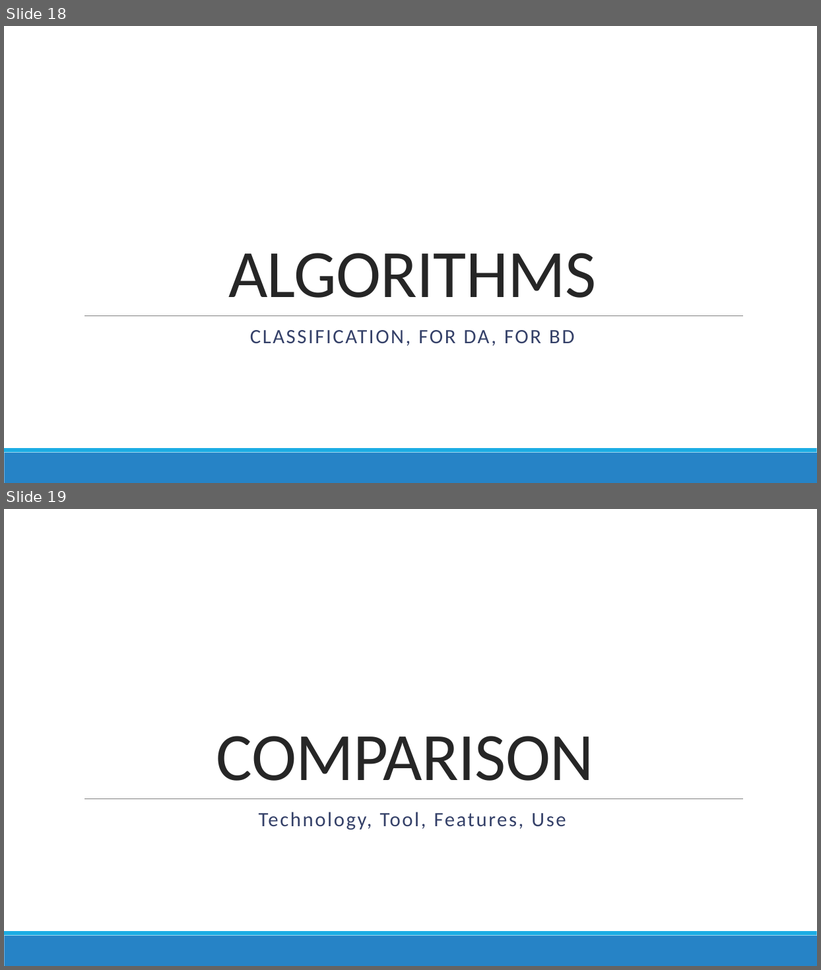
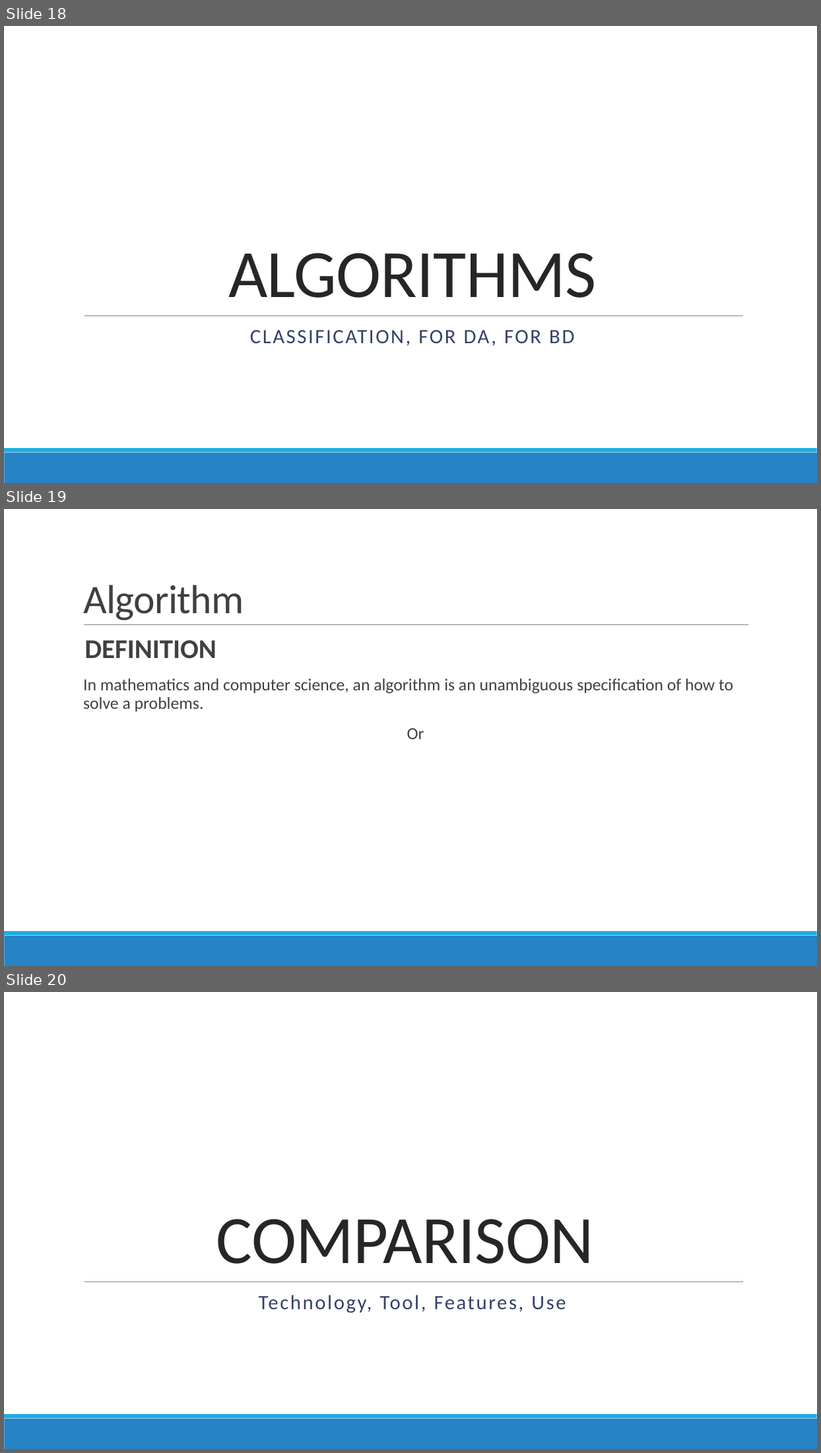
Before and after one commit to DistributedSystems-Fall2018-NEDUET/project-dist_sys, a slide deck: Project Interim Submission/Generic DS Framework.pptx. Shown one above the other, each under a label of ours: slides 18 and 19 before the commit, slides 18, 19 and 20 after it. The pictures are 821x970 and 821x1453 pixels, drawn with LibreOffice and Linux fonts; fonts in the diff are those of the drawing. Boxes give left, top, right and bottom in pixels: in the first picture for what was removed or moved away, otherwise in the second. Text is boxed around its words. In the diff, an @@ line names an element or a change of style, - is before the commit and + after.

Commit message:
Added new def
Added new defination

```diff
--- a/Project Interim Submission/Generic DS Framework.pptx
+++ b/Project Interim Submission/Generic DS Framework.pptx
@@ slide 19 added at [4,509,817,966], background #FFFFFF; not listed: 2 template elements that a slide beside it also shows @@
@@ title added at [83,585,244,621], 48 pt, text #404040 @@
+Algorithm
@@ line added from (84, 625) to (748, 625), #808080 0.5 pt @@
@@ text added at [83,640,733,739], 20 pt, text #404040 @@
+  DEFINITION
+  In mathematics and computer science, an algorithm is an unambiguous specification of how to solve a problems.
+  Or
@@ what was slide 19 is now slide 20 @@
```
